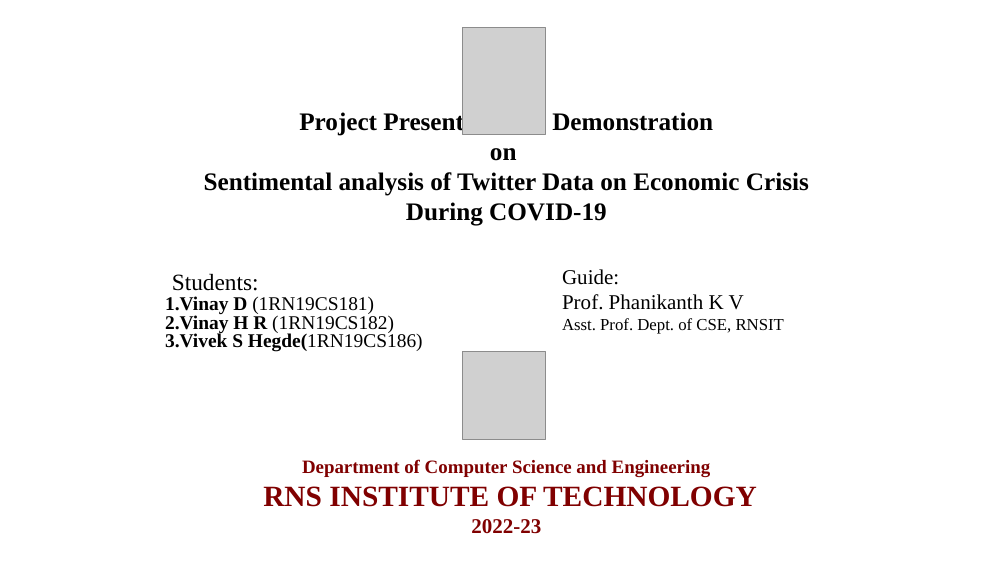
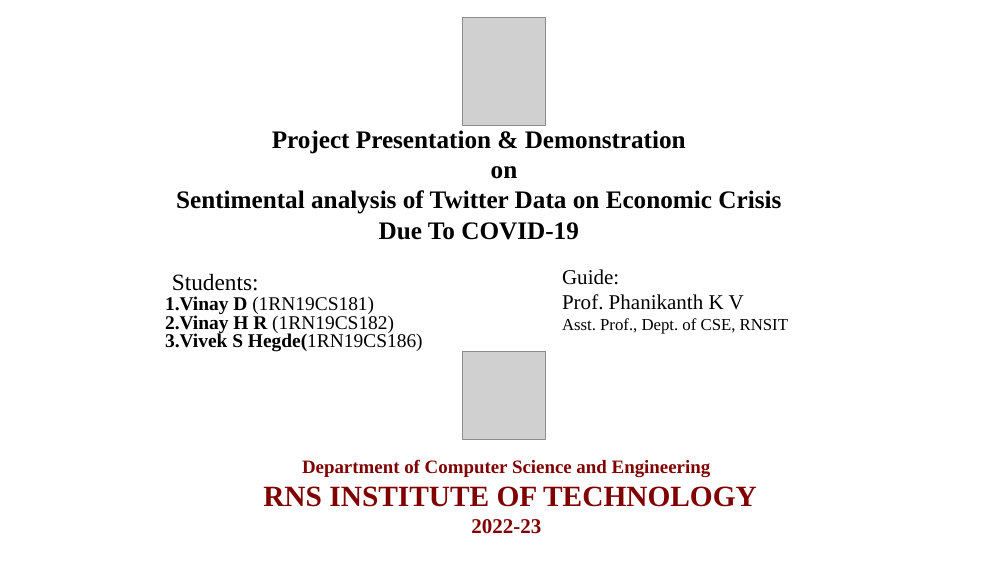
Before and after one commit to vinayhr01/Twitter-Sentiment-Analysis-Web-Application-Project, a slide deck: slide 1 of Final__Project_Presentation.pptx. Drawn at 1008x567 pixels with LibreOffice and Linux fonts; fonts in the diff are those of the drawing; grey boxes stand for pictures. Boxes give left, top, right and bottom in pixels: in the first picture for what was removed or moved away, otherwise in the second. Text is boxed around its words. In the diff, an @@ line names an element or a change of style, - is before the commit and + after.

```diff
--- a/Final__Project_Presentation.pptx
+++ b/Final__Project_Presentation.pptx
@@ picture: place and size @@
-picture at (463, 28, 545, 135)
+picture at (463, 18, 545, 126)
@@ title at (176, 130, 781, 240): text changed @@
-Project Presentation & Demonstration
-on
-Sentimental analysis of Twitter Data on Economic Crisis During COVID-19
+Project Presentation & Demonstration
+on
+Sentimental analysis of Twitter Data on Economic Crisis Due To COVID-19
@@ text at (562, 318, 788, 334): text changed @@
-Asst. Prof. Dept. of CSE, RNSIT
+Asst. Prof., Dept. of CSE, RNSIT
```
Also in this commit, not shown: 20 other slides changed, 1 slide added, 1 other file.
